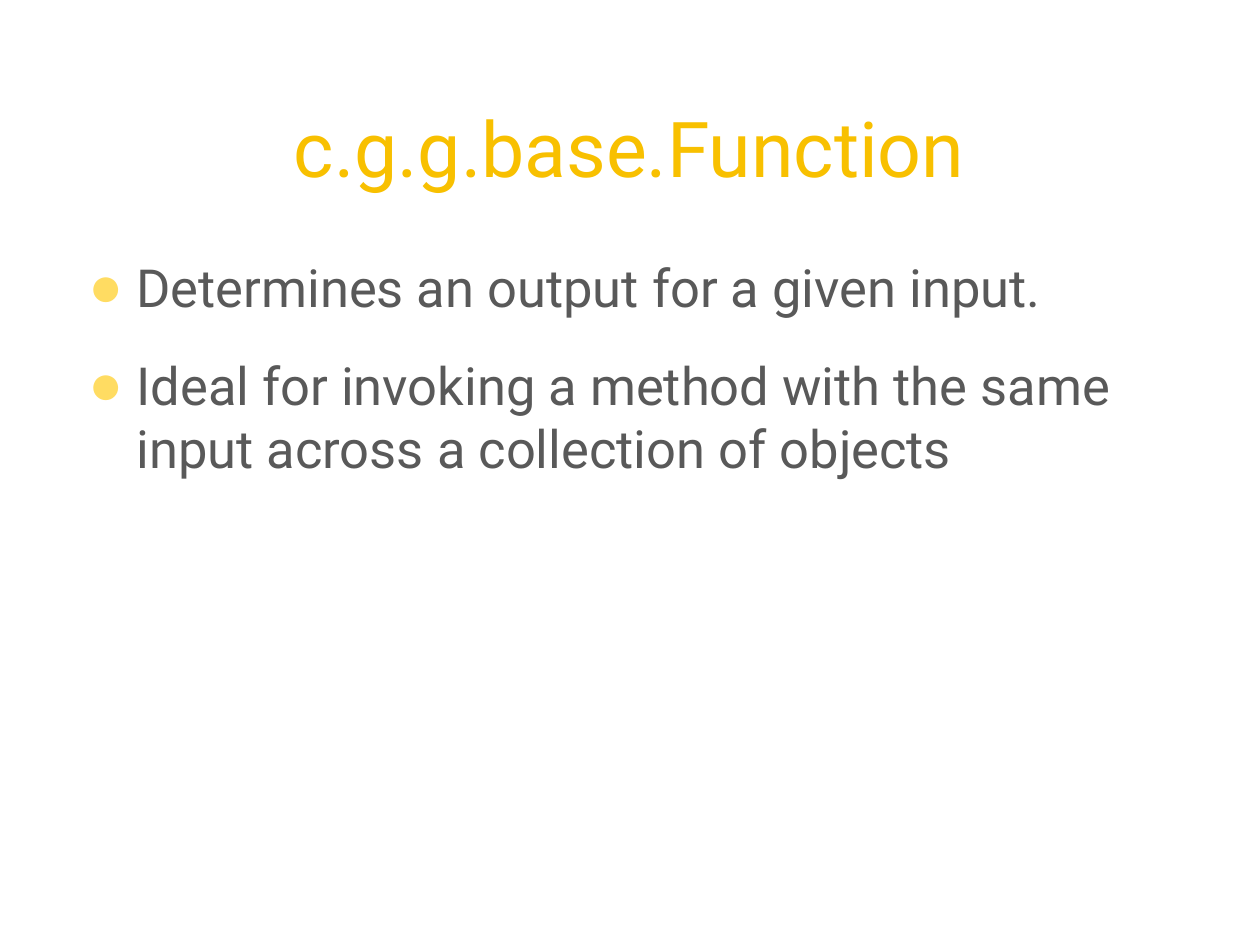
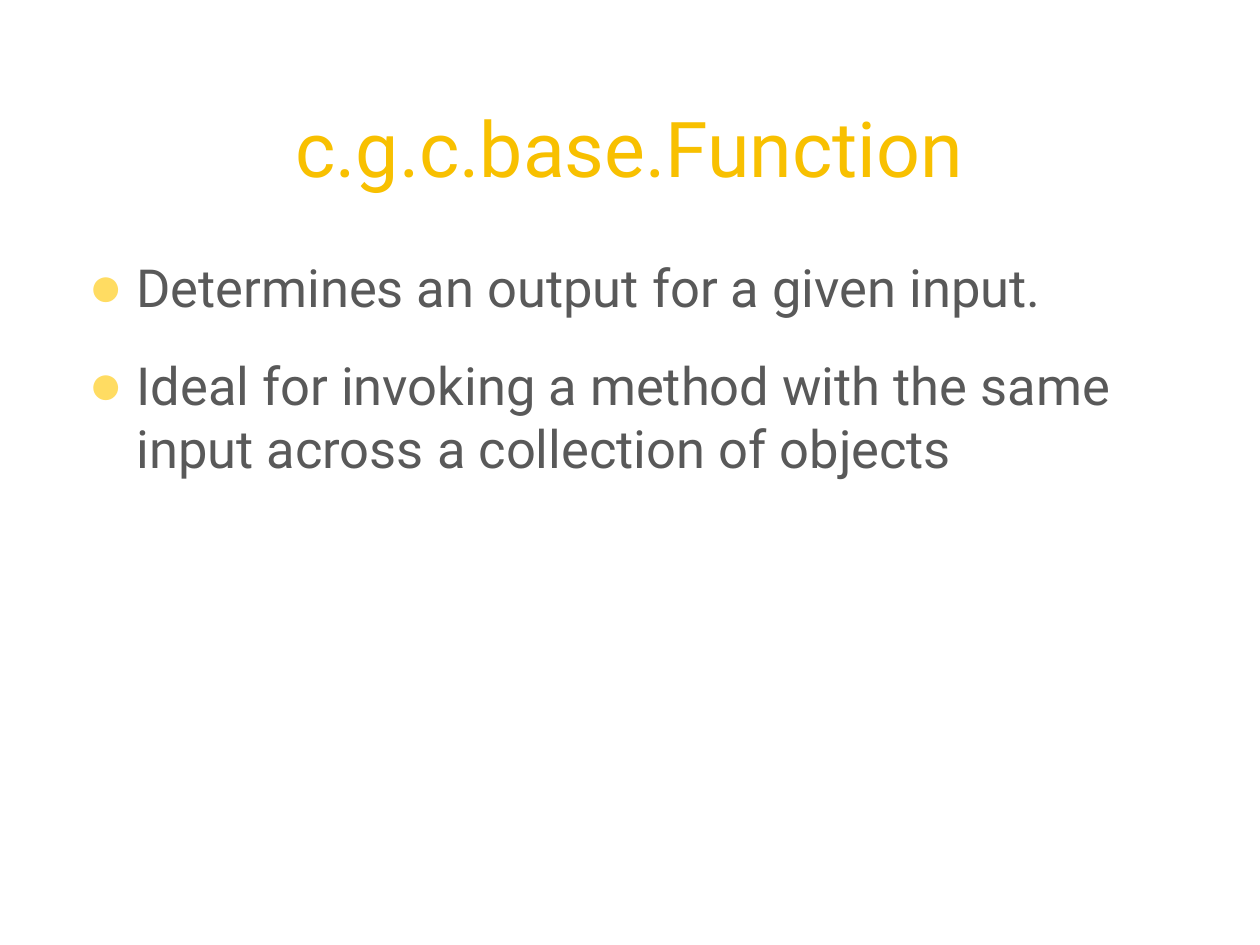
Before and after one commit to twoqubed/JavaMUG-Guava, a slide deck: slide 35 of JavaMUG - Guava.pptx (slide 41 before the commit). Drawn at 1260x945 pixels with LibreOffice and Linux fonts; fonts in the diff are those of the drawing; background and template pictures are left out. Boxes give left, top, right and bottom in pixels: in the first picture for what was removed or moved away, otherwise in the second. Text is boxed around its words. In the diff, an @@ line names an element or a change of style, - is before the commit and + after.

```diff
--- a/JavaMUG - Guava.pptx
+++ b/JavaMUG - Guava.pptx
@@ title at [295,119,962,193]: text changed @@
-c.g.g.base.Function
+c.g.c.base.Function
```
Also in this commit, not shown: 18 other slides changed, 5 slides added, 6 slides removed, 9 other files.
